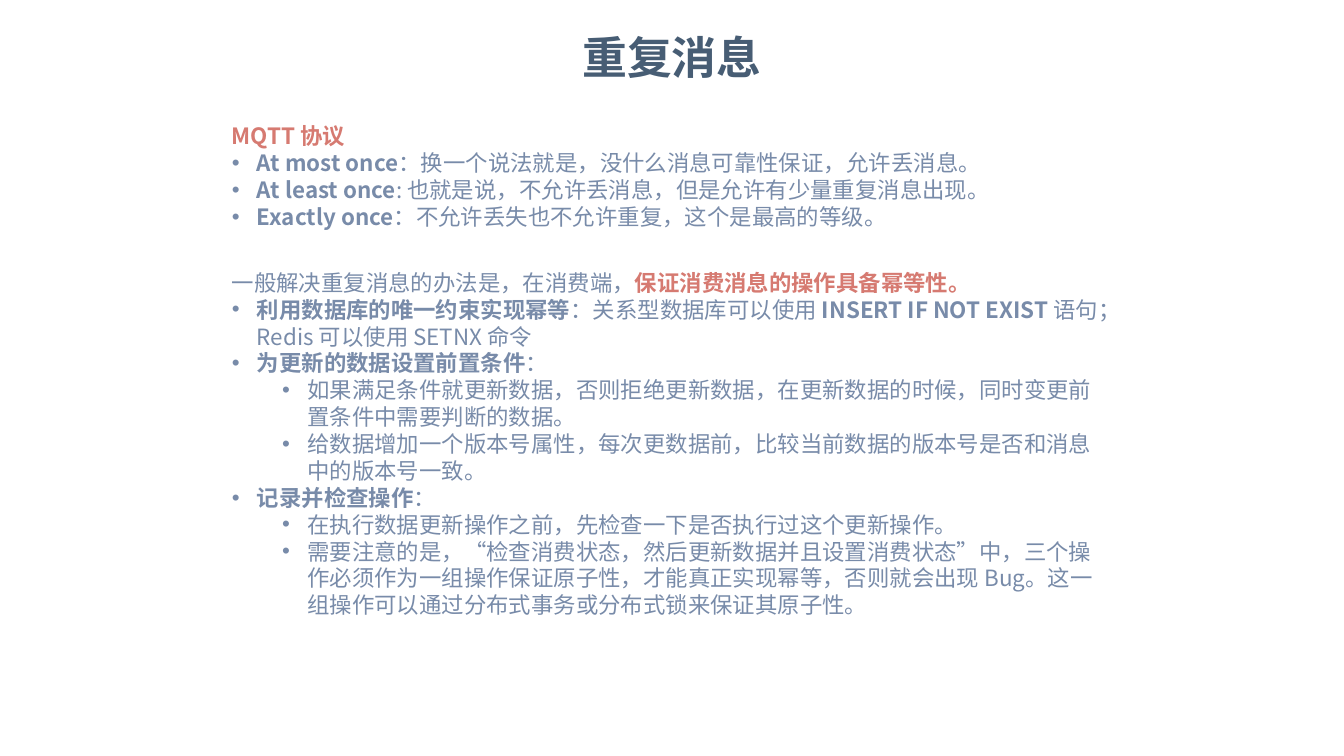
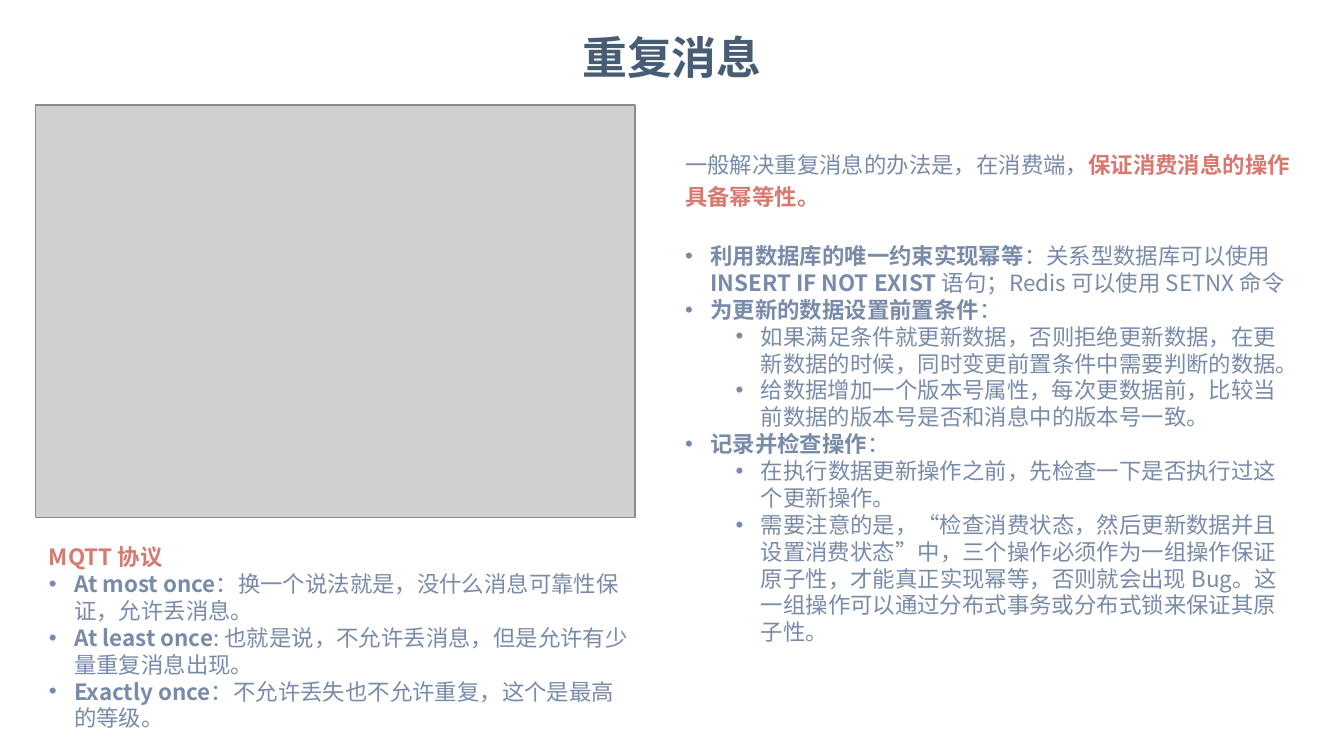
Before and after one commit to dunwu/bigdata-tutorial, a slide deck: slide 33 of assets/kafka/kafka.pptx (slide 30 before the commit). Drawn at 1344x756 pixels with LibreOffice and Linux fonts; fonts in the diff are those of the drawing; grey boxes stand for pictures; background and template pictures are left out. Boxes give left, top, right and bottom in pixels: in the first picture for what was removed or moved away, otherwise in the second. Text is boxed around its words. In the diff, an @@ line names an element or a change of style, - is before the commit and + after.

Commit message:
docs: 更新文档

```diff
--- a/assets/kafka/kafka.pptx
+++ b/assets/kafka/kafka.pptx
@@ picture added at bbox=[36, 105, 636, 517] @@
@@ text "一般解决重复消息的办法是，在消费端，保证消费消息的操作具备幂等性。" rewrapped from bbox=[232, 272, 1121, 615] to bbox=[685, 154, 1298, 642] @@
@@ text "MQTT 协议" rewrapped from bbox=[232, 125, 989, 230] to bbox=[49, 546, 628, 728] @@
```
Also in this commit, not shown: 19 other slides changed, 5 slides added, 18 slides removed, 3 other files.
